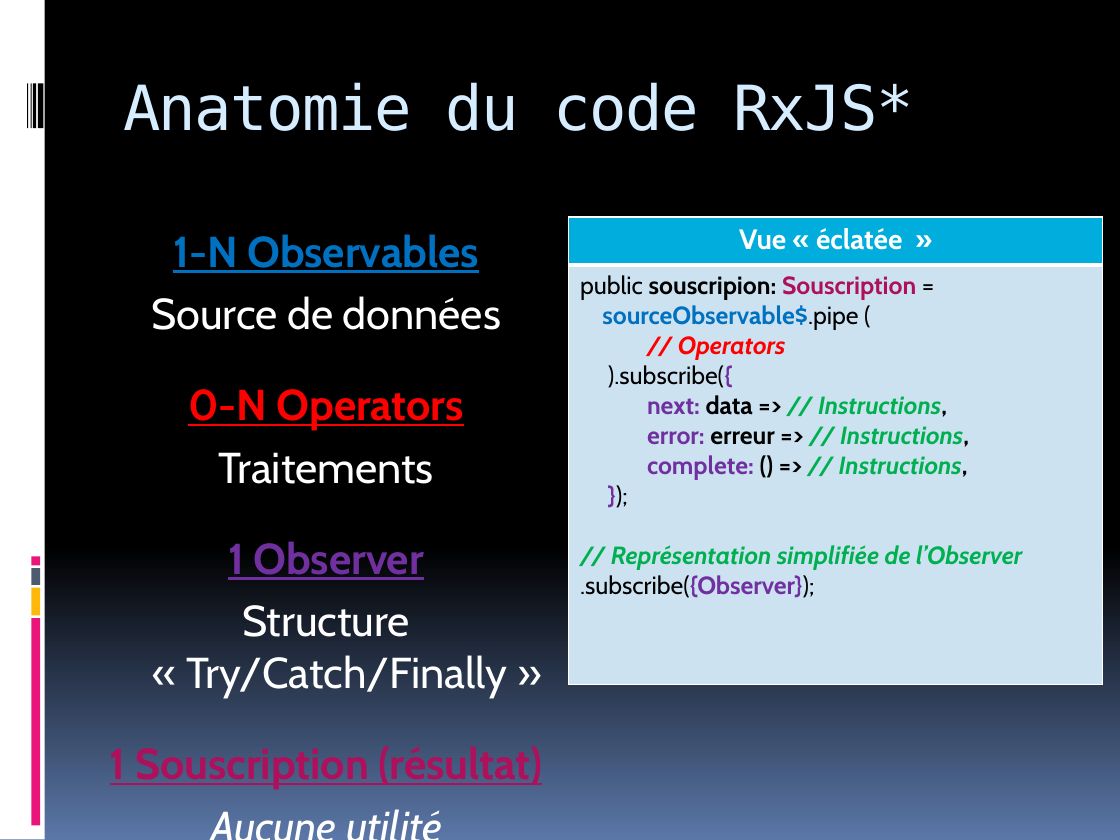
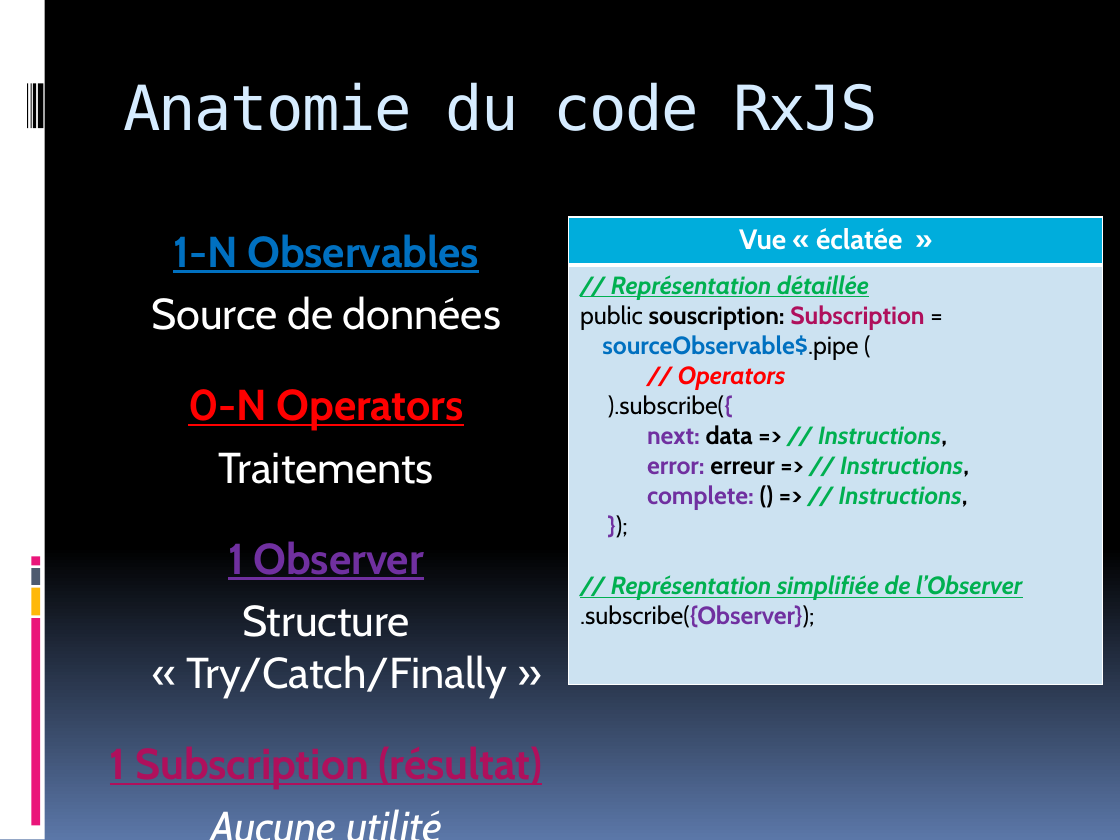
Before and after one commit to Savancosinus/rxjsproject, a slide deck: slide 6 of RxJS_MARBLE_ET_OPERATOR.pptx. Drawn at 1120x840 pixels with LibreOffice and Linux fonts; fonts in the diff are those of the drawing. Boxes give left, top, right and bottom in pixels: in the first picture for what was removed or moved away, otherwise in the second. Text is boxed around its words. In the diff, an @@ line names an element or a change of style, - is before the commit and + after.

```diff
--- a/RxJS_MARBLE_ET_OPERATOR.pptx
+++ b/RxJS_MARBLE_ET_OPERATOR.pptx
@@ title at (x1=123, y1=82, x2=878, y2=131): text changed @@
-Anatomie du code RxJS*
+Anatomie du code RxJS
@@ table at (x1=569, y1=217, x2=1102, y2=684) @@
-row 2, column 1: public souscripion: Souscription = / sourceObservable$.pipe ( / // Operators / ).subscribe({ / next: data => // Instructions, / error: erreur => // Instructions, / complete: () => // Instructions, / }); / // Représentation simplifiée de l’Observer / .subscribe({Observer});
+row 2, column 1: // Représentation détaillée / public souscription: Subscription = / sourceObservable$.pipe ( / // Operators / ).subscribe({ / next: data => // Instructions, / error: erreur => // Instructions, / complete: () => // Instructions, / }); / // Représentation simplifiée de l’Observer / .subscribe({Observer});
@@ text at (x1=110, y1=747, x2=543, y2=790): text changed @@
-1 Souscription (résultat)
+1 Subscription (résultat)
```
Also in this commit, not shown: 5 other slides changed, 2 other files.
